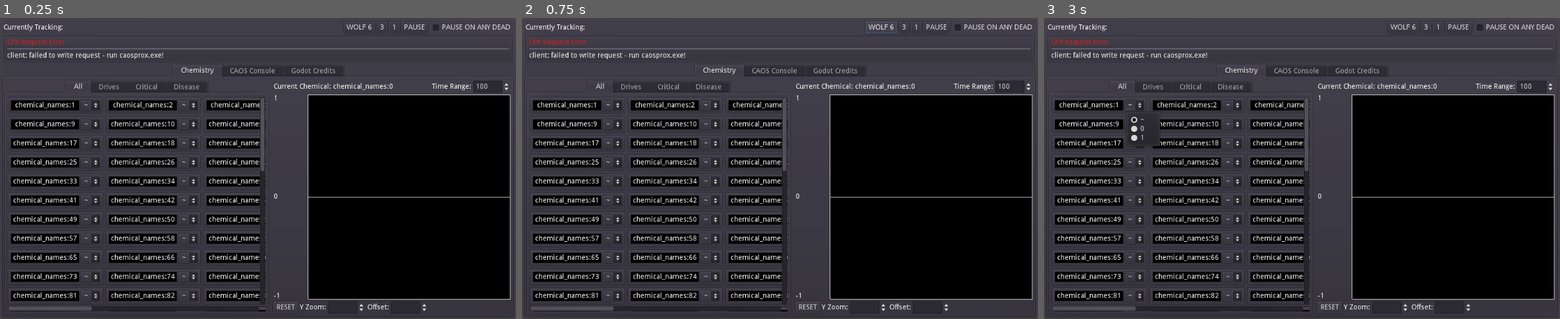
Above: before the commit, frames 1-3 (left to right).
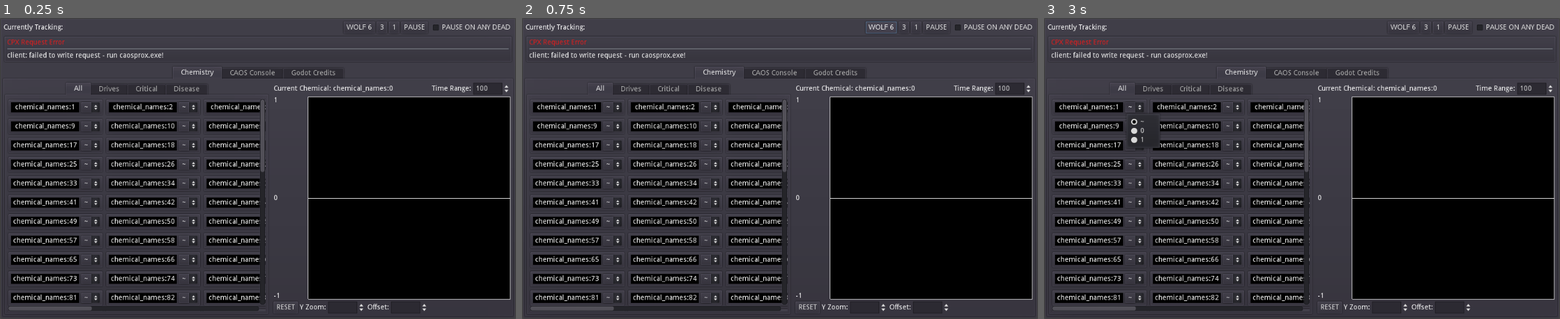
Above: after the commit, the same moments.

Repository: 20kdc/c3ds-projects
Game: Godot game, scene res://entry.tscn
The game is run twice, just before and just after one commit, with the same random seed, the same clock (stepped at 60 frames per second) and the same inputs.
Inputs:
- Up to frame 1 (0.25 s): no input
- Up to frame 2 (0.75 s): click "WOLF 6" at 0.5 s
- Up to frame 3 (3 s): click "3" at 1.25 s; click "1" at 2 s; click "~" at 2.75 s

The runs differ from the first frame. In frame 1, 13% of the frame differs, in the area x 1-99%, y 15-98%; in frame 2, 13%; in frame 3, 13%.

Commit message:
CMGD: Fixies

Diff:
--- a/creature-monitor-gd/creature_list/creature_list.gd
+++ b/creature-monitor-gd/creature_list/creature_list.gd
@@ -4,7 +4,7 @@
 
 onready var controls: Dictionary = {}
 onready var errorbox = $CPXErrorBox
-onready var entries = $entries
+onready var entries = $sc/entries
 
 func _ready():
 	pass
--- a/creature-monitor-gd/creature_list/creature_list.tscn
+++ b/creature-monitor-gd/creature_list/creature_list.tscn
@@ -4,10 +4,9 @@
 [ext_resource path="res://creature_list/creature_list.gd" type="Script" id=2]
 [ext_resource path="res://lib/cpx_error_box.tscn" type="PackedScene" id=3]
 
-[node name="sc" type="ScrollContainer"]
-margin_right = 1016.0
-margin_bottom = 564.0
-scroll_vertical_enabled = false
+[node name="sc" type="VBoxContainer"]
+anchor_right = 1.0
+anchor_bottom = 1.0
 script = ExtResource( 2 )
 
 [node name="CPXErrorBox" parent="." instance=ExtResource( 3 )]
@@ -17,9 +16,15 @@
 margin_right = 1016.0
 margin_bottom = 564.0
 
-[node name="entries" type="HBoxContainer" parent="."]
-margin_right = 1016.0
-margin_bottom = 564.0
+[node name="sc" type="ScrollContainer" parent="."]
+margin_right = 1024.0
+margin_bottom = 600.0
+size_flags_vertical = 3
+scroll_vertical_enabled = false
+
+[node name="entries" type="HBoxContainer" parent="sc"]
+margin_right = 1024.0
+margin_bottom = 600.0
 size_flags_horizontal = 3
 size_flags_vertical = 3
 
--- a/creature-monitor-gd/creature_list/halt_on_death.gd
+++ b/creature-monitor-gd/creature_list/halt_on_death.gd
@@ -5,5 +5,5 @@
 
 func _cdn(_mon):
 	if pressed:
-		$"../dbg_paws"._pressed()
+		$"../dbg_paws".pressed = true
 		pressed = false
--- a/creature-monitor-gd/lib/graph/graph_viewport.gd
+++ b/creature-monitor-gd/lib/graph/graph_viewport.gd
@@ -40,10 +40,17 @@
 
 		var has_last_point = false
 		var last_point: Vector2 = Vector2.ZERO
+
+		# point indicator lines
 		for v in graph_line.array():
 			var this_point: Vector2 = v
 			var this_point_xf = dp.xform(this_point)
 			draw_line(Vector2(this_point_xf.x, 0), Vector2(this_point_xf.x, rs.y), Color(0.125, 0.125, 0.125))
+
+		# main line
+		for v in graph_line.array():
+			var this_point: Vector2 = v
+			var this_point_xf = dp.xform(this_point)
 			if has_last_point:
 				draw_line(dp.xform(last_point), this_point_xf, Color.green, 0.5, true)
 			last_point = this_point
